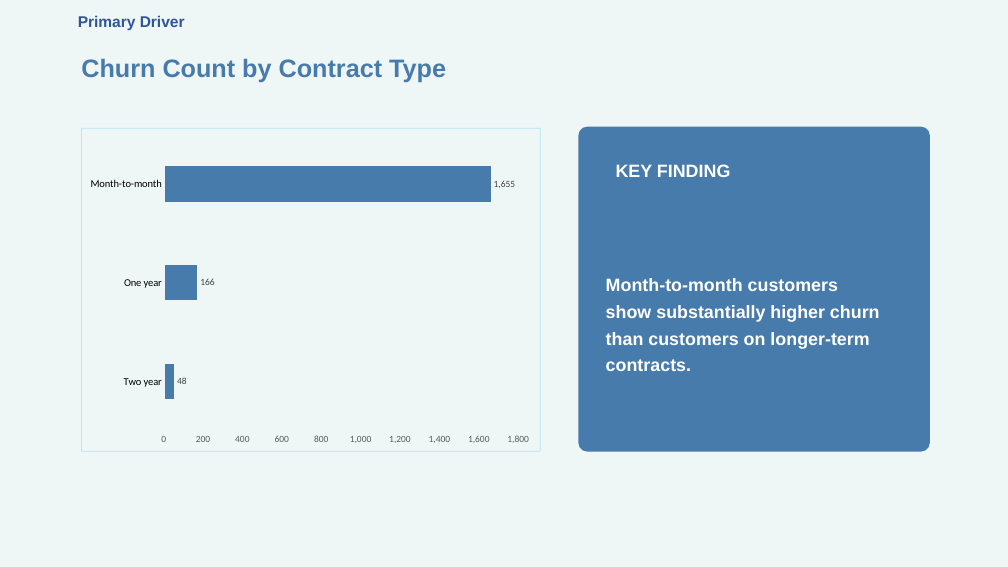
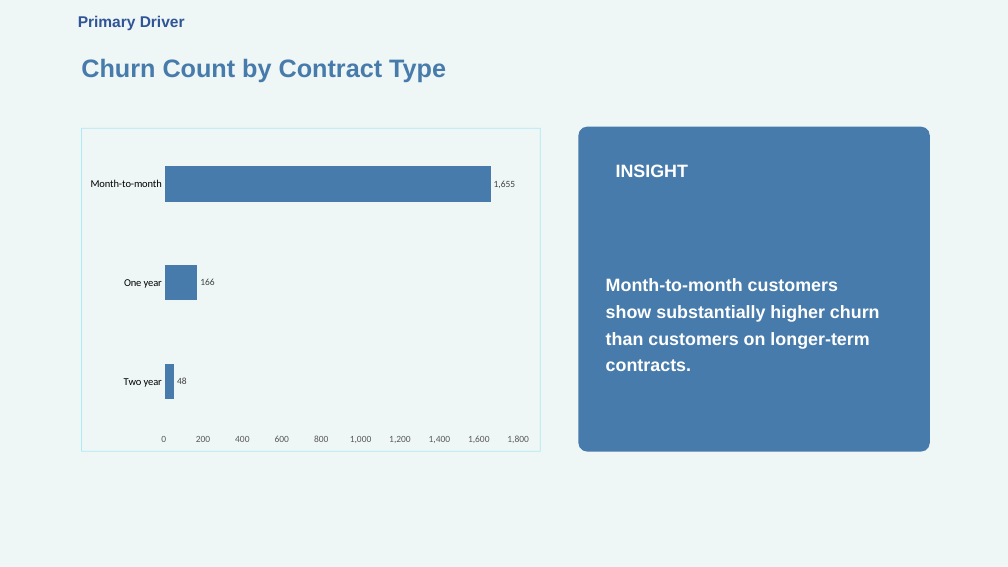
Before and after one commit to chidinmaonyemachi/telco-customer-churn-analysis, a slide deck: slide 5 of presentation/03_Telco_Churn_Analysis_Presentation.pptx. Drawn at 1008x567 pixels with LibreOffice and Linux fonts; fonts in the diff are those of the drawing. Boxes give left, top, right and bottom in pixels: in the first picture for what was removed or moved away, otherwise in the second. Text is boxed around its words. In the diff, an @@ line names an element or a change of style, - is before the commit and + after.

```diff
--- a/presentation/03_Telco_Churn_Analysis_Presentation.pptx
+++ b/presentation/03_Telco_Churn_Analysis_Presentation.pptx
@@ text at [616, 164, 688, 177]: text changed @@
-KEY FINDING
+INSIGHT
```
Also in this commit, not shown: 6 other slides changed, 1 slide added.
